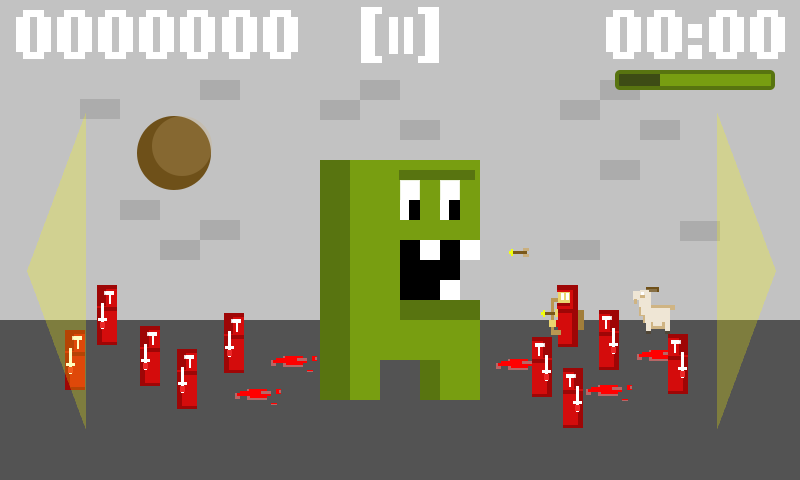
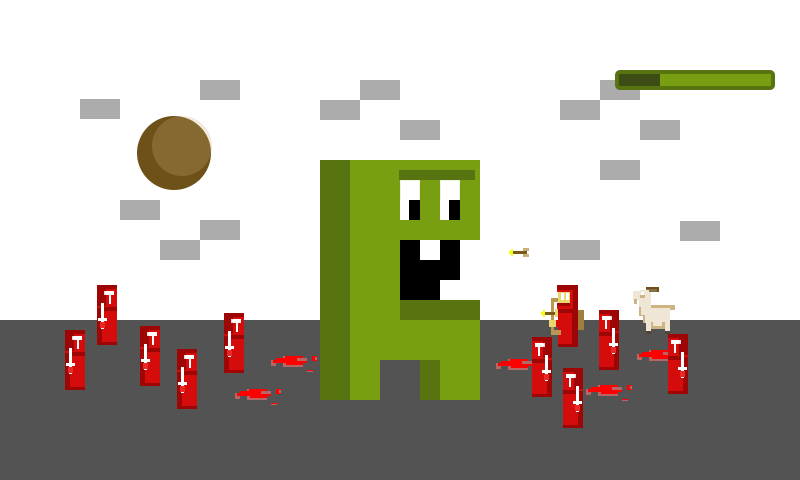
Revision of a layered 800×480 image; what changed, layer by layer:
hid "Controls" over [27, 113, 776, 429]
hid "wall" over [0, 0, 800, 320]
